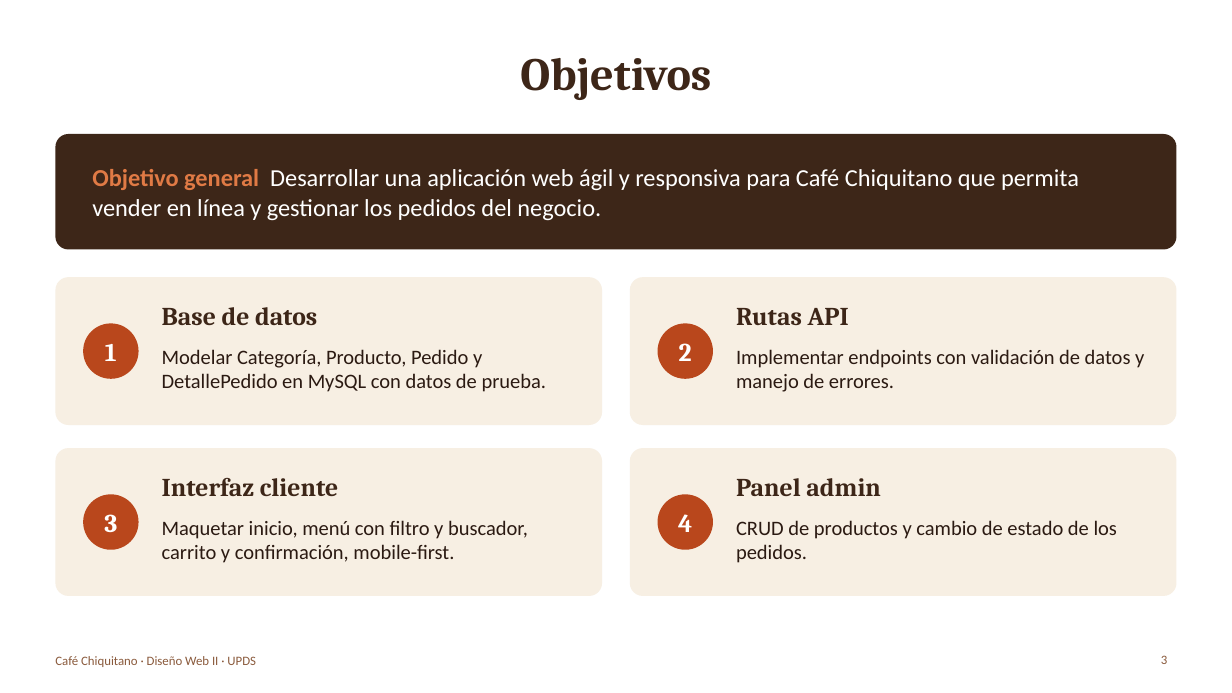
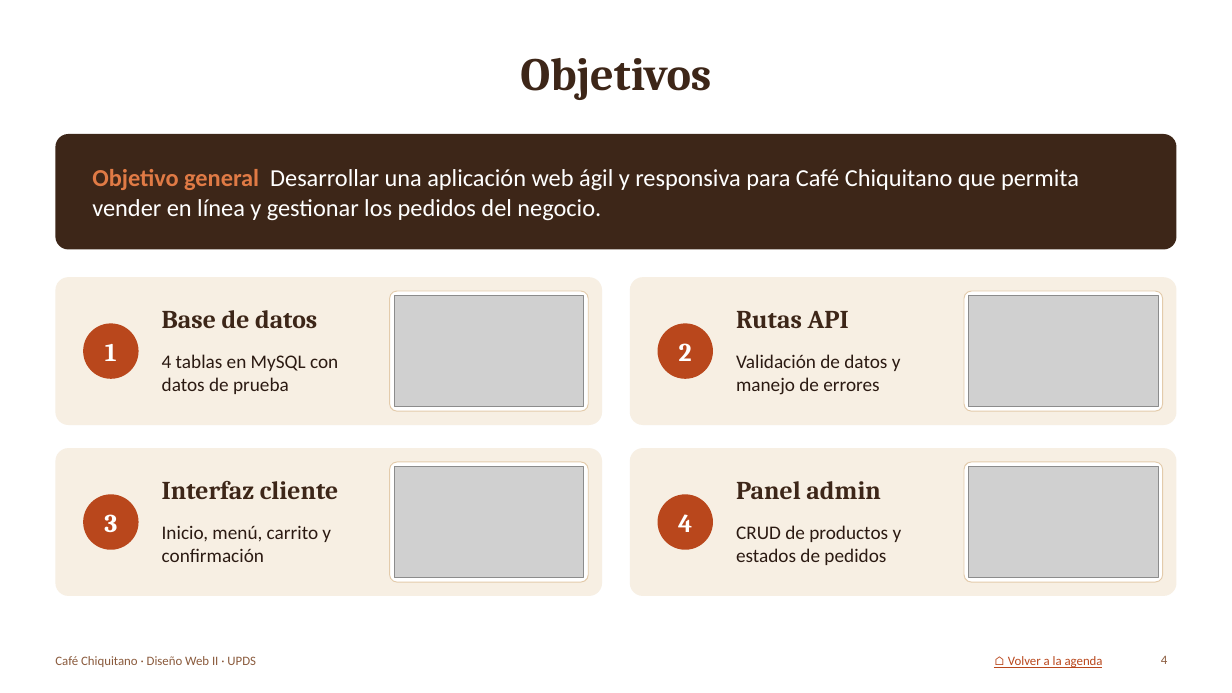
Before and after one commit to lixinrodriguez1-eng/mercado-justo-cruceno, a slide deck: slide 4 of informe/Presentacion_Cafe_Chiquitano.pptx (slide 3 before the commit). Drawn at 1232x693 pixels with LibreOffice and Linux fonts; fonts in the diff are those of the drawing; grey boxes stand for pictures; background and template pictures are left out. Boxes give left, top, right and bottom in pixels: in the first picture for what was removed or moved away, otherwise in the second. Text is boxed around its words. In the diff, an @@ line names an element or a change of style, - is before the commit and + after.

```diff
--- a/informe/Presentacion_Cafe_Chiquitano.pptx
+++ b/informe/Presentacion_Cafe_Chiquitano.pptx
@@ rounded rectangle added at (390,291,589,411), fill #FFFFFF, outline #E3CBAB 0.75 pt @@
@@ picture added at (395,296,584,407) @@
@@ rounded rectangle added at (964,291,1163,411), fill #FFFFFF, outline #E3CBAB 0.75 pt @@
@@ picture added at (969,296,1158,407) @@
@@ text at (162,354,338,394): text changed; size 16 to 15 pt @@
-Modelar Categoría, Producto, Pedido y DetallePedido en MySQL con datos de prueba.
+4 tablas en MySQL con datos de prueba
@@ text at (736,354,901,395): text changed; size 16 to 15 pt @@
-Implementar endpoints con validación de datos y manejo de errores.
+Validación de datos y manejo de errores
@@ rounded rectangle added at (390,462,589,582), fill #FFFFFF, outline #E3CBAB 0.75 pt @@
@@ picture added at (395,467,584,578) @@
@@ rounded rectangle added at (964,462,1163,582), fill #FFFFFF, outline #E3CBAB 0.75 pt @@
@@ picture added at (969,467,1158,578) @@
@@ text at (162,525,331,562): text changed; size 16 to 15 pt @@
-Maquetar inicio, menú con filtro y buscador, carrito y confirmación, mobile-first.
+Inicio, menú, carrito y confirmación
@@ text at (736,525,902,565): text changed; size 16 to 15 pt @@
-CRUD de productos y cambio de estado de los pedidos.
+CRUD de productos y estados de pedidos
@@ text added at (1008,656,1103,668), 10 pt, text #B9471C, underline @@
+⌂ Volver a la agenda
@@ page number at (1161,656,1167,664): text changed @@
-3
+4
```
Also in this commit, not shown: 16 other slides changed, 1 slide added, 14 other files.
